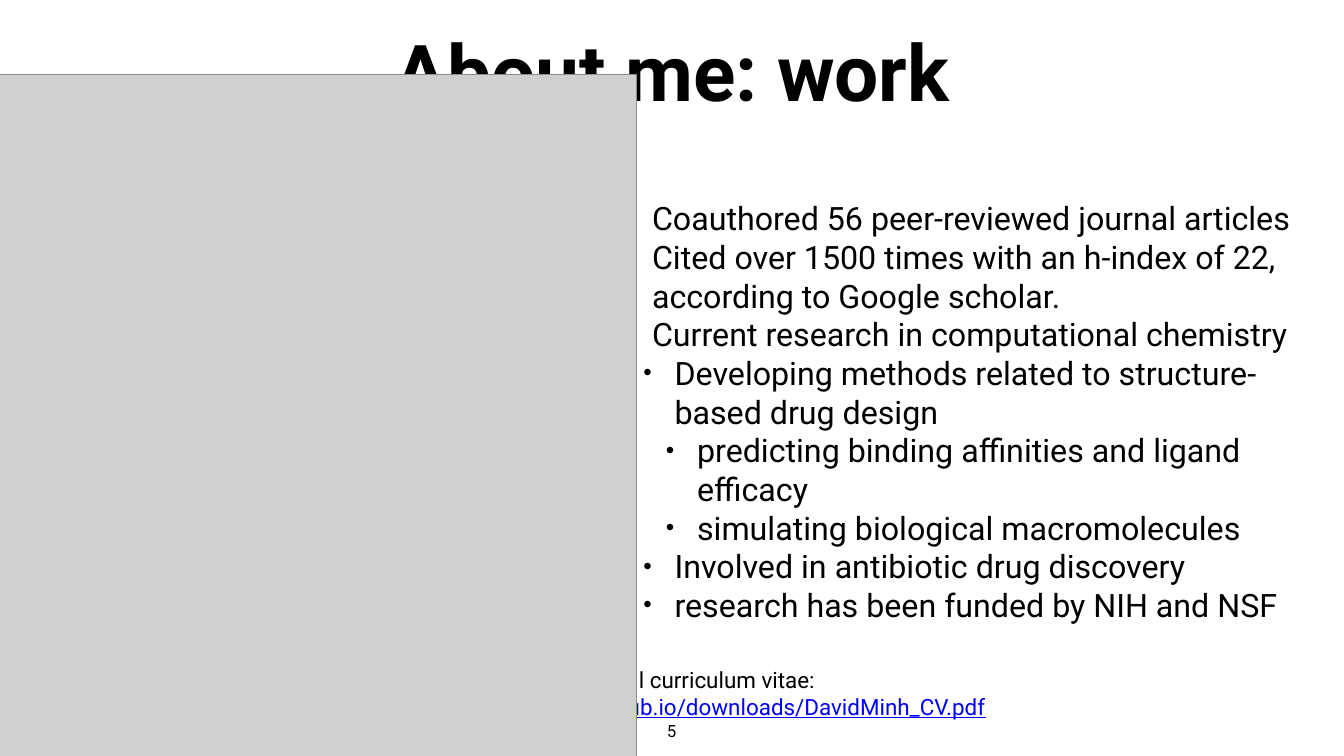
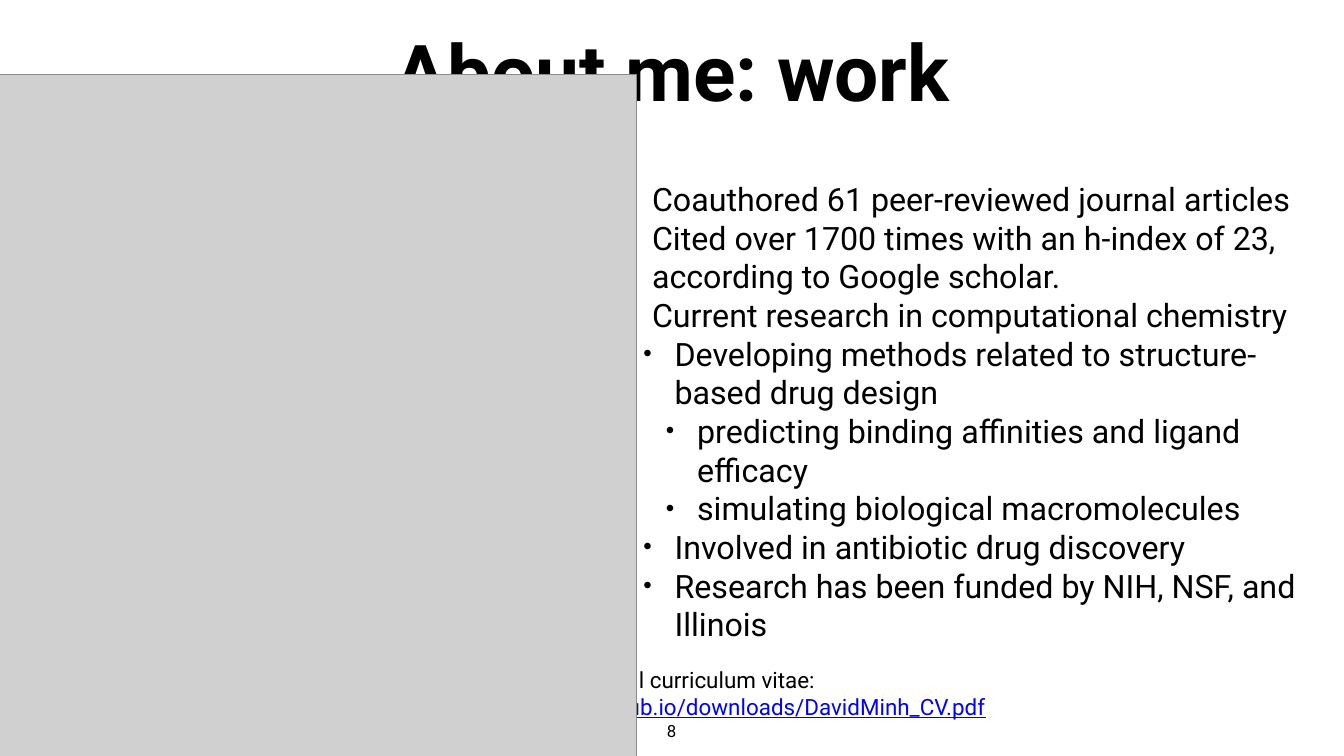
Before and after one commit to anirudhatalmale6-alt/Chem456-2026S, a slide deck: slide 8 of slides/0112-Introduction.pptx (slide 5 before the commit). Drawn at 1344x756 pixels with LibreOffice and Linux fonts; fonts in the diff are those of the drawing; grey boxes stand for pictures. Boxes give left, top, right and bottom in pixels: in the first picture for what was removed or moved away, otherwise in the second. Text is boxed around its words. In the diff, an @@ line names an element or a change of style, - is before the commit and + after.

```diff
--- a/slides/0112-Introduction.pptx
+++ b/slides/0112-Introduction.pptx
@@ text at (652, 187, 1290, 295): text changed @@
-• Coauthored 56 peer-reviewed journal articles
-• Cited over 1500 times with an h-index of 22, according to Google scholar.
+• Coauthored 61 peer-reviewed journal articles
+• Cited over 1700 times with an h-index of 23, according to Google scholar.
@@ text at (675, 573, 1295, 637): text changed @@
-  • research has been funded by NIH and NSF
+  • Research has been funded by NIH, NSF, and Illinois
@@ page number at (667, 725, 676, 737): text changed @@
-5
+8
```
Also in this commit, not shown: 2 other slides changed, 16 slides added, 6 slides removed, 2 other files.
